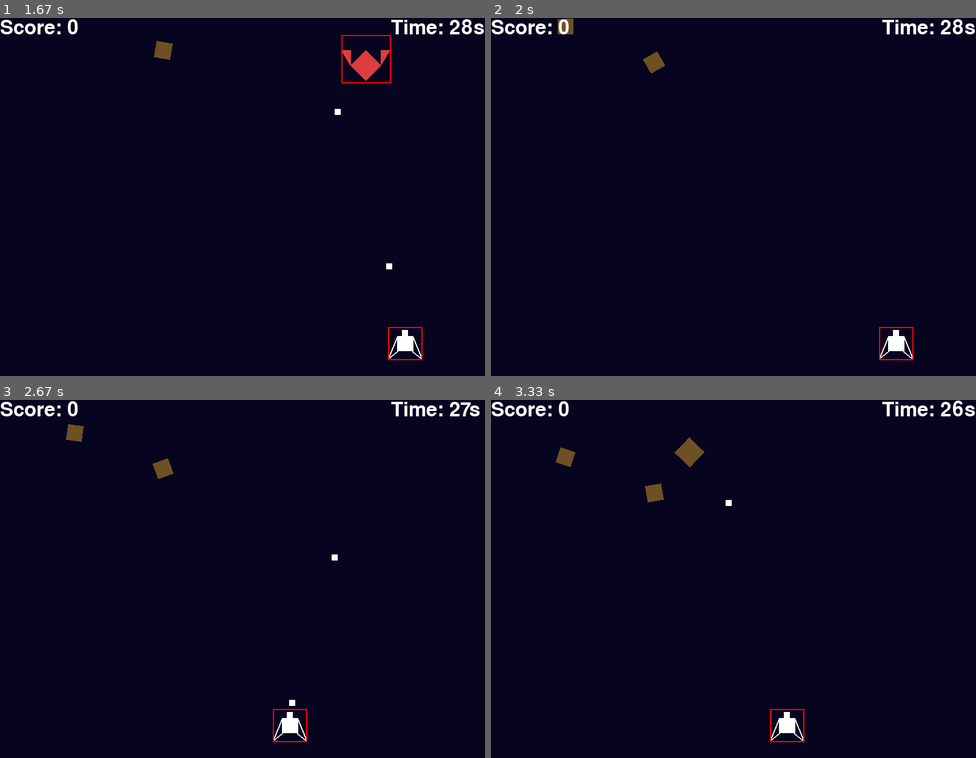
Above: before the commit, frames 1-4 (two rows, left to right).
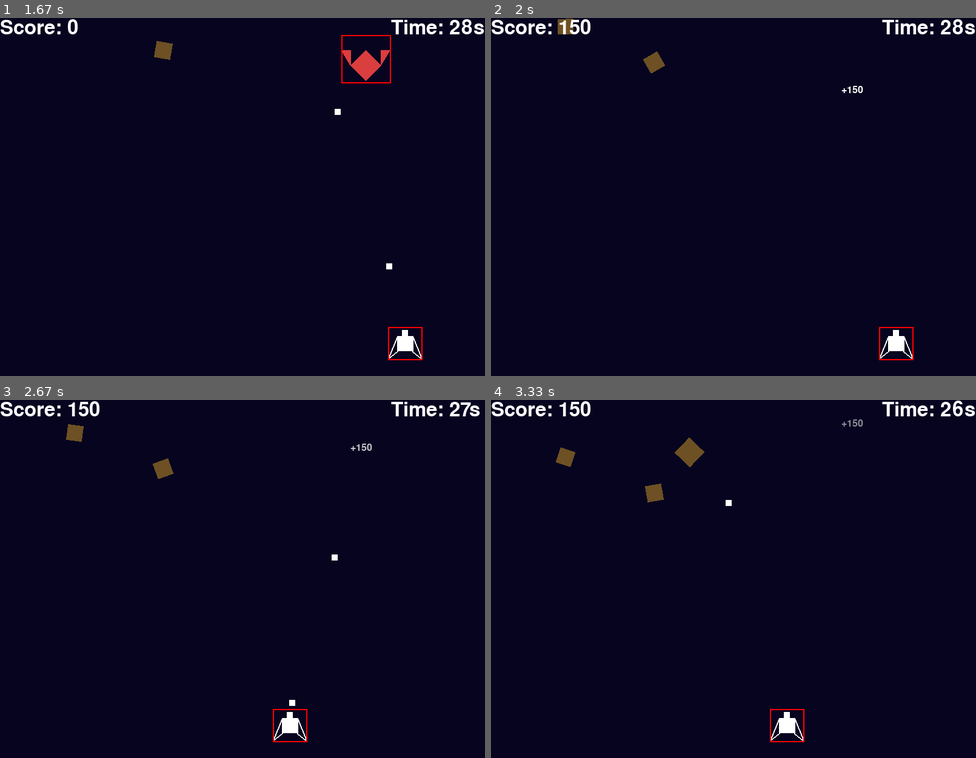
Above: after the commit, the same moments.

Repository: gnikkoch96/pygame-projects
Game: pygame game, started from test_game/shootemup_game/main.py
The game is run twice, just before and just after one commit, with the same random seed, the same clock (stepped at 60 frames per second) and the same inputs.
Inputs (mouse positions are in pixels of both pictures, inside the frame that each line leads up to):
- Up to frame 1 (1.67 s): tap Space at 0.33, 0.73, 1.03, 1.23, 1.53 s; hold Right 0.67-1.13 s; hold Right 1.17-1.63 s
- Up to frame 2 (2 s): click (733, 222) at 1.72 s
- Up to frame 3 (2.67 s): hold Left 2-2.53 s; tap Space at 2.07, 2.37, 2.63 s; hold Left from 2.57 s (still down)
- Up to frame 4 (3.33 s): tap Space at 2.93, 3.07 s; release Left at 2.97 s; hold Right from 3 s (still down)

Frame 1 is identical in both runs. In frame 2, 0.2% of the frame differs, in the area x 14-77%, y 0-21%; in frame 3, 0.2%, in the area x 14-77%, y 0-15%; in frame 4, 0.2%.

Commit message:
feat: destroying enemy now updates score and displays score text animation

Diff:
--- a/test_game/shootemup_game/main.py
+++ b/test_game/shootemup_game/main.py
@@ -110,7 +110,20 @@
                     enemy.is_alive = False
                     bullet.is_alive = False
 
-
+                    # todo refactor this somehow
+                    score_earned = 150
+
+                    # add animation earned
+                    text_animations.append({
+                        'text': f"+{score_earned}",
+                        'x': enemy.x,
+                        'y': enemy.y,
+                        'alpha': 255,
+                        'text_color': "#ffffff",
+                        'timer': 180 # 3 seconds at 60FPS
+                    })
+
+                    score += score_earned
 
 
 
